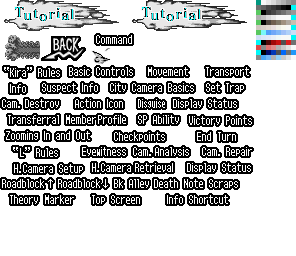
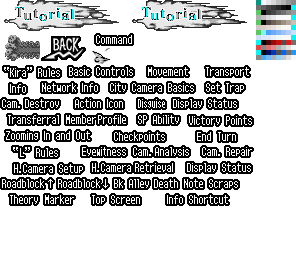
Layer changes from the first 296px x 256px image to the second:
painted on "Layer 6" over [42, 83, 76, 92]
